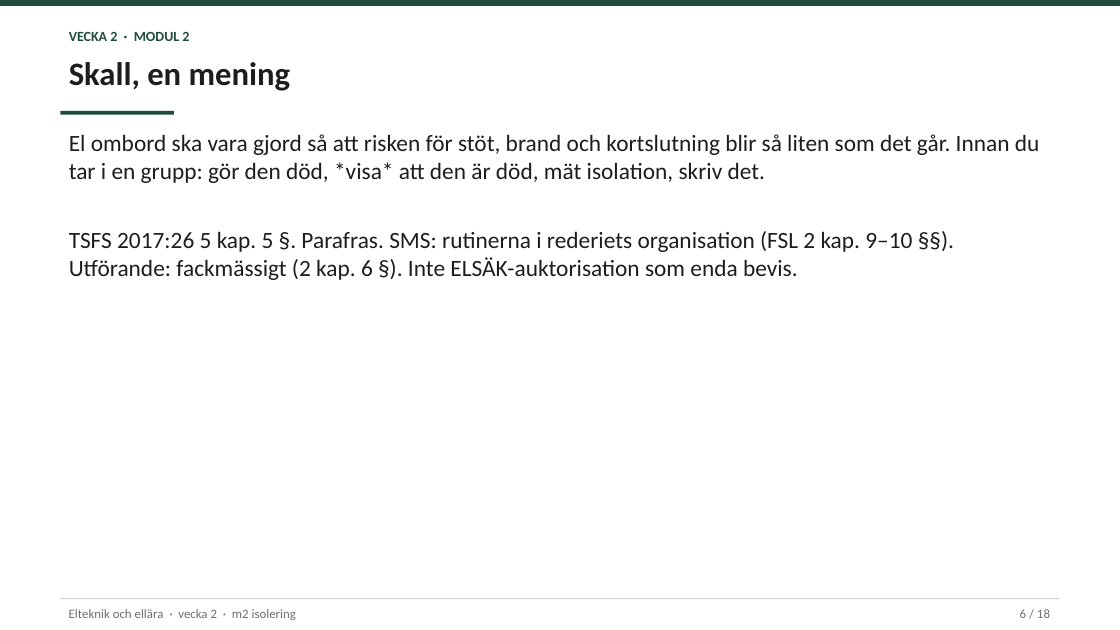
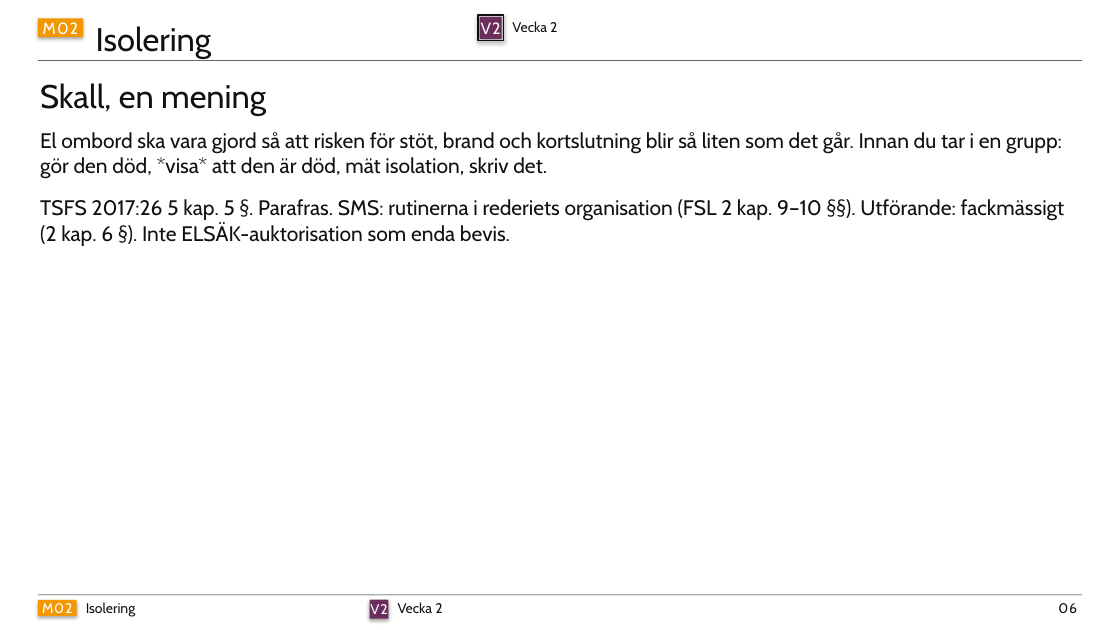
Before and after one commit to nj22az/elteknik-och-ellara, a slide deck: slide 6 of pptx/vecka-02.pptx. Drawn at 1120x630 pixels with LibreOffice and Linux fonts; fonts in the diff are those of the drawing. Boxes give left, top, right and bottom in pixels: in the first picture for what was removed or moved away, otherwise in the second. Text is boxed around its words. In the diff, an @@ line names an element or a change of style, - is before the commit and + after.

```diff
--- a/pptx/vecka-02.pptx
+++ b/pptx/vecka-02.pptx
@@ rectangle added at (38,18,83,37), fill #F39700, 14 pt, text #FFFFFF @@
+M02
@@ text added at (96,26,212,59), 28 pt, text #111111 @@
+Isolering
@@ rectangle added at (478,15,503,40), outline #111111 1.5 pt @@
@@ rectangle added at (480,17,502,39), fill #6B2D5B, 14 pt, text #FFFFFF @@
+V2
@@ text at (512,21,557,32): text changed; font Calibri to Cabin; text colour #1F4D3A to #111111; bold off @@
-VECKA 2 · MODUL 2
+Vecka 2
@@ text "Skall, en mening": place and size @@
-text "Skall, en mening" at (69,62,290,91)
+text "Skall, en mening" at (40,83,266,116)
@@ text "Skall, en mening" at (40,83,266,116): font Calibri to Cabin, text colour #1D1D1F to #111111, bold off @@
@@ rectangle: place and size @@
-rectangle at (0,0,1120,6)
+rectangle at (38,60,1082,60)
@@ rectangle at (38,60,1082,60): fill #1F4D3A to #111111; shadow on @@
@@ rectangle removed at (60,111,174,114) @@
@@ text "El ombord ska vara gjord ...": place and size @@
-text "El ombord ska vara gjord ..." at (69,134,1040,183)
+text "El ombord ska vara gjord ..." at (40,132,1062,179)
@@ text "El ombord ska vara gjord ..." at (40,132,1062,179): size 20 to 18 pt, font Calibri to Cabin, text colour #1D1D1F to #111111; less space between paragraphs @@
@@ text "TSFS 2017:26 5 kap. 5 ..." at (40,199,1065,246): size 20 to 18 pt, font Calibri to Cabin, text colour #1D1D1F to #111111; less space between paragraphs @@
@@ text "TSFS 2017:26 5 kap. 5 ...": place and size @@
-text "TSFS 2017:26 5 kap. 5 ..." at (69,231,912,280)
+text "TSFS 2017:26 5 kap. 5 ..." at (40,199,1065,246)
@@ rectangle: place and size @@
-rectangle at (60,598,1060,599)
+rectangle at (38,595,1082,595)
@@ rectangle at (38,595,1082,595): fill #D2D2D7 to #111111; shadow on @@
@@ rectangle added at (38,600,76,616), fill #F39700, 12 pt, text #FFFFFF @@
+M02
@@ text removed at (69,609,296,620) @@
-Elteknik och ellära · vecka 2 · m2 isolering
@@ text added at (86,602,135,617), 12 pt, text #111111 @@
+Isolering
@@ rectangle added at (370,600,389,619), fill #6B2D5B, 12 pt, text #FFFFFF @@
+V2
@@ text added at (398,602,442,613), 12 pt, text #111111 @@
+Vecka 2
@@ text removed at (1020,609,1050,618) @@
-6 / 18
@@ text added at (1058,603,1077,613), 12 pt, text #111111 @@
+06
```
Also in this commit, not shown: 16 other slides changed, 1 slide added, 1 slide removed, 12 other files.
